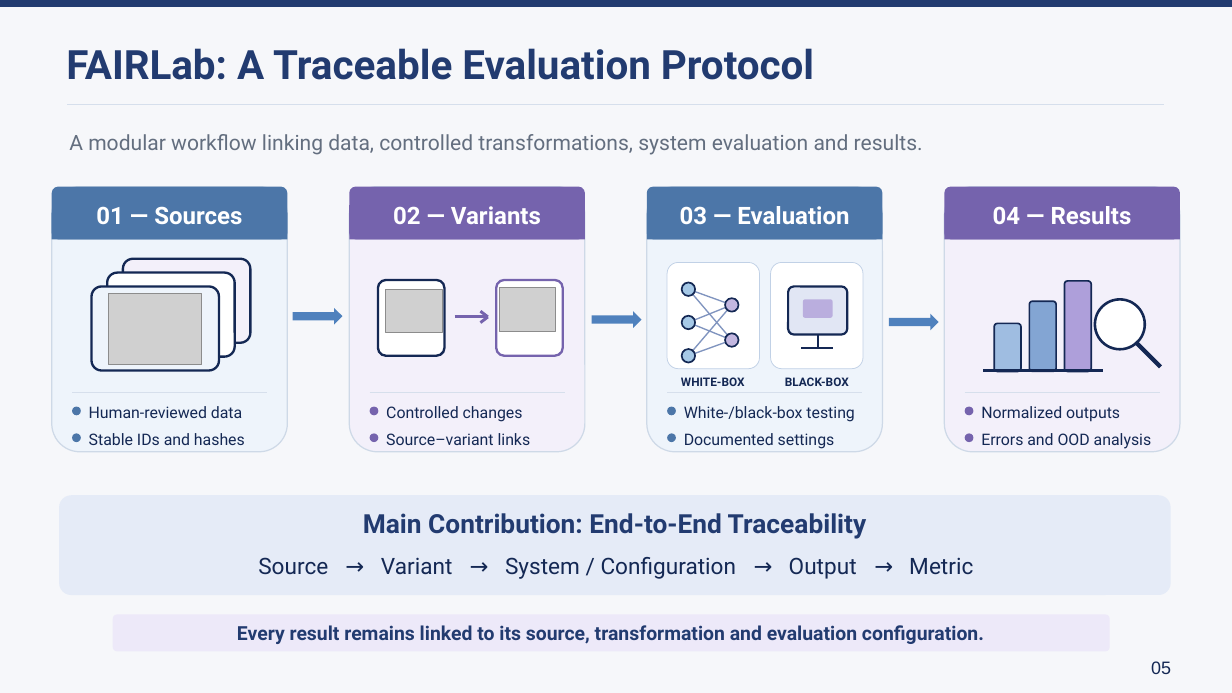
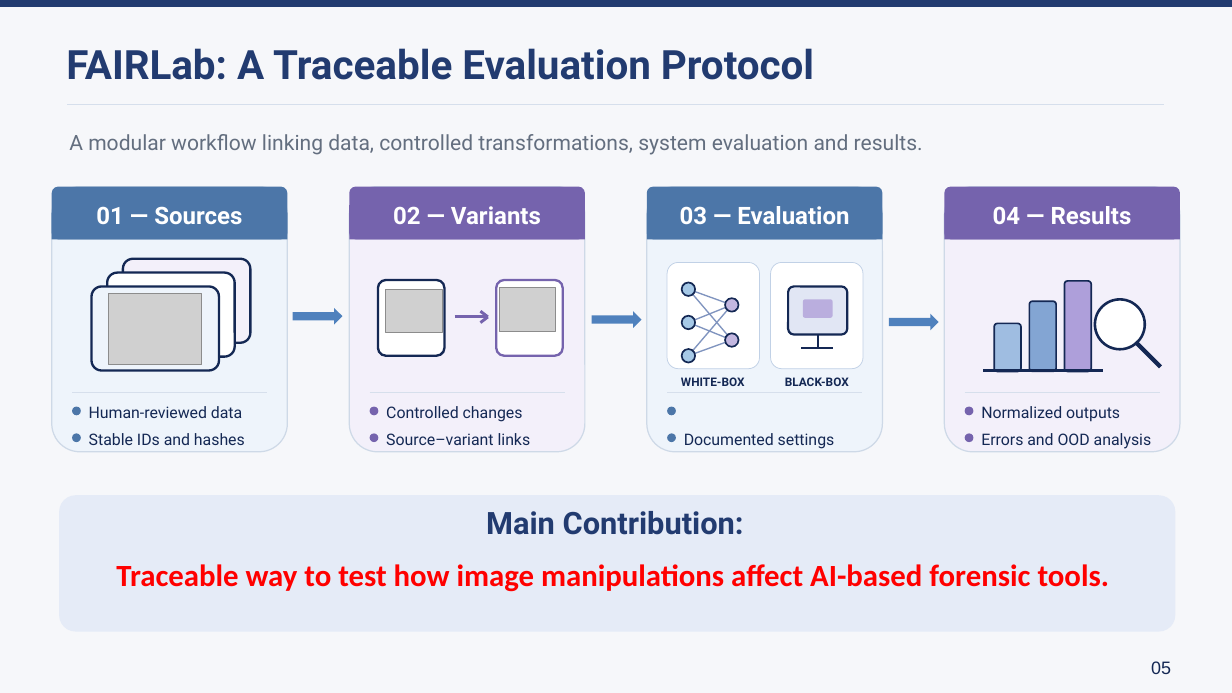
Before and after one commit to lmolinario/Molinario_Thesis_Defense_2026, a slide deck: slide 7 of Molinario_Thesis_Defense_2026.pptx. Drawn at 1232x693 pixels with LibreOffice and Linux fonts; fonts in the diff are those of the drawing; grey boxes stand for pictures. Boxes give left, top, right and bottom in pixels: in the first picture for what was removed or moved away, otherwise in the second. Text is boxed around its words. In the diff, an @@ line names an element or a change of style, - is before the commit and + after.

```diff
--- a/Molinario_Thesis_Defense_2026.pptx
+++ b/Molinario_Thesis_Defense_2026.pptx
@@ text removed at box(684, 406, 854, 422) @@
-White-/black-box testing
@@ rounded rectangle: place and size @@
-rounded rectangle at box(59, 495, 1171, 595)
+rounded rectangle at box(59, 495, 1176, 632)
@@ text at box(486, 511, 744, 535): text changed; size 20.5 to 24 pt @@
-Main Contribution: End-to-End Traceability
+Main Contribution:
@@ text added at box(116, 564, 1110, 592), 24 pt, text #FF0000, bold @@
+Traceable way to test how image manipulations affect AI-based forensic tools.
@@ text removed at box(258, 557, 973, 579) @@
-Source → Variant → System / Configuration → Output → Metric
@@ rounded rectangle removed at box(113, 615, 1110, 652) @@
@@ text removed at box(237, 625, 984, 644) @@
-Every result remains linked to its source, transformation and evaluation configuration.
```
Also in this commit, not shown: 11 other slides changed.
